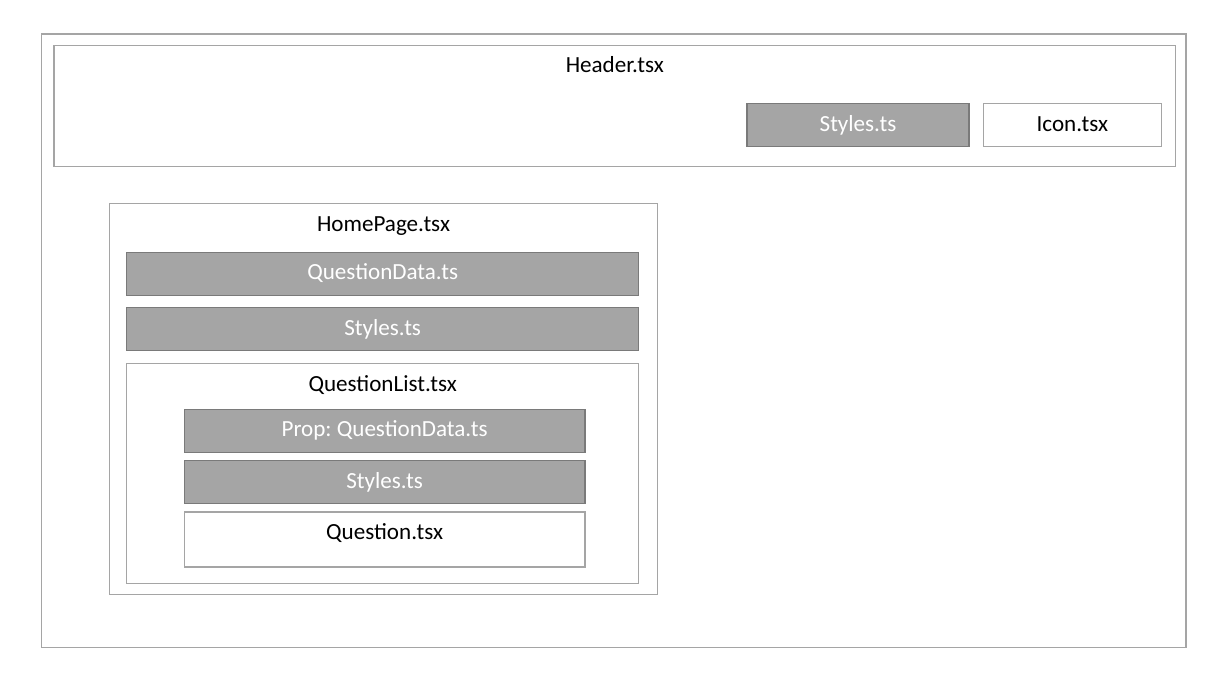
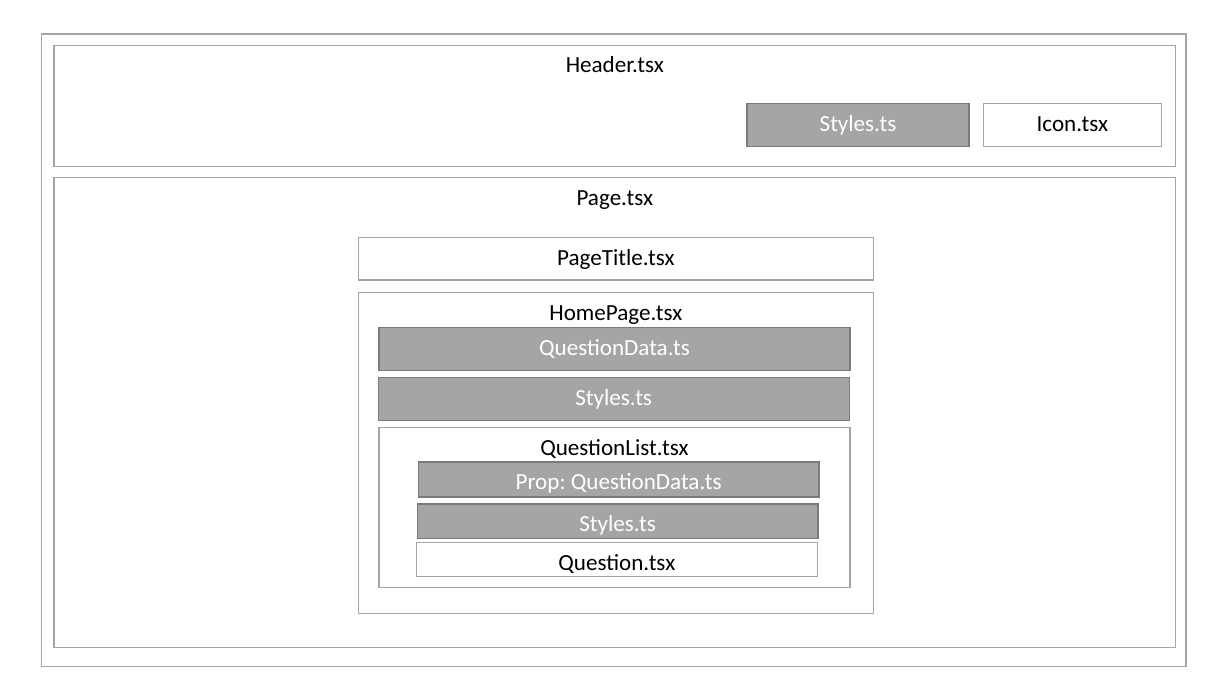
Before and after one commit to assadf/QAndAFrontend, a slide deck: slide 1 of ComponentStructure.pptx. Drawn at 1232x693 pixels with LibreOffice and Linux fonts; fonts in the diff are those of the drawing. Boxes give left, top, right and bottom in pixels: in the first picture for what was removed or moved away, otherwise in the second. Text is boxed around its words. In the diff, an @@ line names an element or a change of style, - is before the commit and + after.

```diff
--- a/ComponentStructure.pptx
+++ b/ComponentStructure.pptx
@@ rectangle: place and size @@
-rectangle at box(42, 34, 1187, 648)
+rectangle at box(42, 34, 1187, 666)
@@ rectangle added at box(55, 177, 1177, 648), fill #FFFFFF, outline #A5A5A5 1 pt, 18 pt, text #000000 @@
+Page.tsx
@@ rectangle added at box(359, 238, 874, 280), fill #FFFFFF, outline #A5A5A5 1 pt, 18 pt, text #000000 @@
+PageTitle.tsx
@@ rectangle "HomePage.tsx": place and size @@
-rectangle "HomePage.tsx" at box(110, 204, 658, 595)
+rectangle "HomePage.tsx" at box(359, 293, 874, 614)
@@ rectangle "QuestionData.ts": place and size @@
-rectangle "QuestionData.ts" at box(127, 252, 639, 296)
+rectangle "QuestionData.ts" at box(379, 328, 850, 372)
@@ rectangle "Styles.ts": place and size @@
-rectangle "Styles.ts" at box(127, 308, 639, 351)
+rectangle "Styles.ts" at box(378, 378, 849, 421)
@@ rectangle "QuestionList.tsx": place and size @@
-rectangle "QuestionList.tsx" at box(127, 364, 639, 584)
+rectangle "QuestionList.tsx" at box(379, 428, 850, 588)
@@ rectangle "Prop: QuestionData.ts": place and size @@
-rectangle "Prop: QuestionData.ts" at box(184, 409, 585, 453)
+rectangle "Prop: QuestionData.ts" at box(419, 462, 820, 497)
@@ rectangle "Styles.ts": place and size @@
-rectangle "Styles.ts" at box(184, 460, 585, 504)
+rectangle "Styles.ts" at box(418, 505, 819, 539)
@@ rectangle "Question.tsx": place and size @@
-rectangle "Question.tsx" at box(184, 512, 585, 567)
+rectangle "Question.tsx" at box(417, 543, 818, 577)
```
Also in this commit, not shown: 2 other files.
